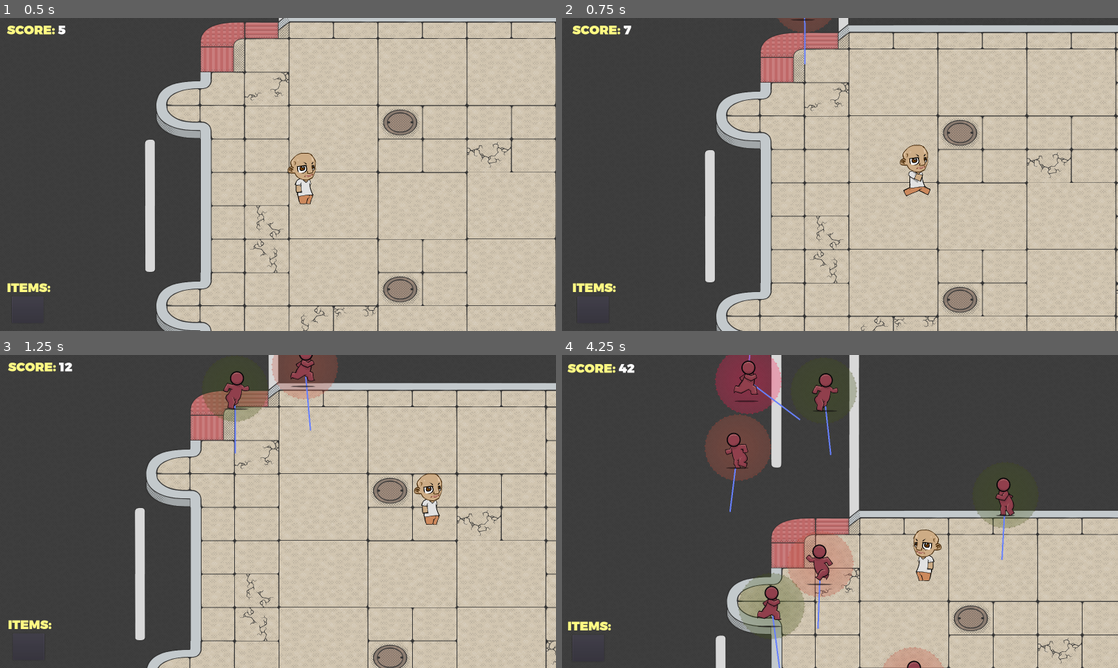
Above: before the commit, frames 1-4 (two rows, left to right).
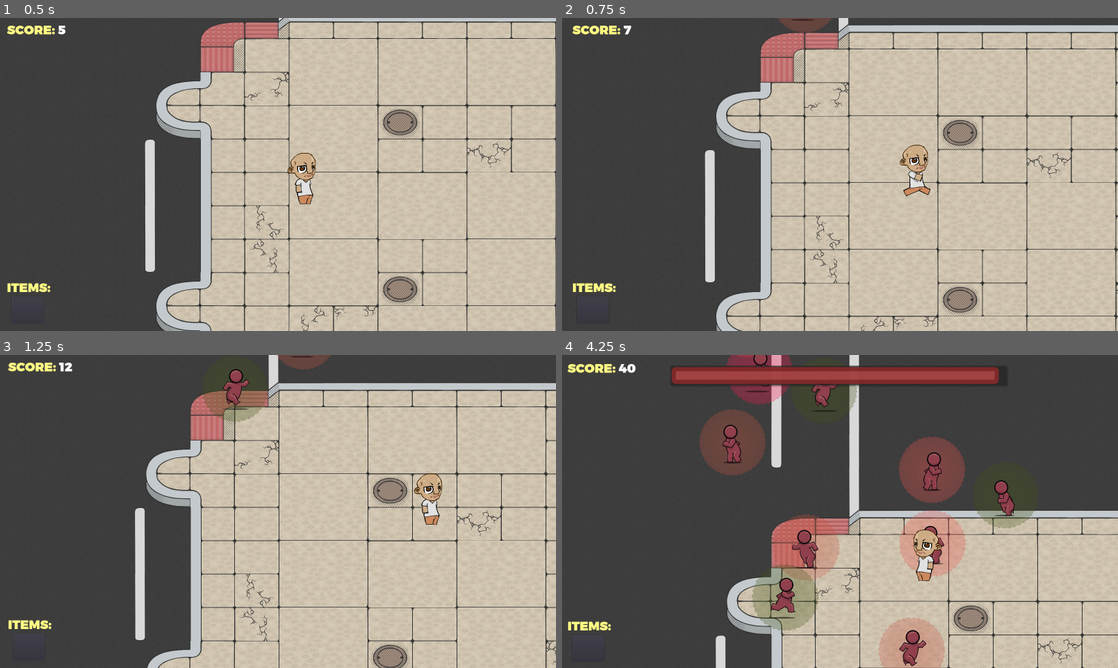
Above: after the commit, the same moments.

Repository: Mochiballz/Social_Distance_Simulator
Game: Godot game, scene res://Scenes/World.tscn
Two runs of this game, one before a commit and one after it. Both use one fixed random seed, a clock stepped at 60 frames per second and the inputs below. The engine's default icon, where the game draws it, is replaced by a stand-in: a white triangle on a blue panel in a dark square.
Inputs (mouse positions are in pixels of both pictures, inside the frame that each line leads up to):
- Up to frame 1 (0.5 s): no input
- Up to frame 2 (0.75 s): move the mouse to (962, 158) at 0.52 s; hold Right (ui_right) from 0.53 s (still down); click (962, 158) at 0.67 s
- Up to frame 3 (1.25 s): keep holding Right (ui_right)
- Up to frame 4 (4.25 s): move the mouse to (728, 527) at 1.27 s; release Right (ui_right) at 1.28 s; hold Down (ui_down) 1.28-2.03 s; move the mouse to (895, 442) at 2.02 s; hold Right (ui_right) 2.03-2.78 s; move the mouse to (812, 574) at 2.77 s; hold Up (ui_up) 2.78-3.53 s; click (812, 574) at 2.92 s; move the mouse to (1006, 558) at 3.52 s; hold Left (ui_left) from 3.53 s (still down)

Frame 1 is identical in both runs. In frame 2, less than 0.1% of the frame differs, in the area x 43-44%, y 0-15%; in frame 3, 1.4%; in frame 4, 13%, in the area x 11-82%, y 0-100%.

Commit message:
Implementing avoidance forces for Infected

Diff:
--- a/Scenes/Infected.tscn
+++ b/Scenes/Infected.tscn
@@ -1,13 +1,16 @@
-[gd_scene load_steps=8 format=2]
+[gd_scene load_steps=10 format=2]
 
 [ext_resource path="res://Resources/Sprites/Temp_Character_Anim.tres" type="SpriteFrames" id=1]
 [ext_resource path="res://Scripts/Infected.gd" type="Script" id=2]
 [ext_resource path="res://Resources/Sprites/temp_danger_zone.png" type="Texture" id=3]
 [ext_resource path="res://Scripts/InfectionRange.gd" type="Script" id=4]
 [ext_resource path="res://Scripts/AvoidanceRay.gd" type="Script" id=5]
+[ext_resource path="res://Scripts/AvoidanceRange.gd" type="Script" id=6]
 
 [sub_resource type="CircleShape2D" id=1]
 radius = 93.0
+
+[sub_resource type="CircleShape2D" id=3]
 
 [sub_resource type="RectangleShape2D" id=2]
 extents = Vector2( 32, 8 )
@@ -37,11 +40,23 @@
 [node name="OverlapLines" type="Node2D" parent="InfectionRange"]
 visible = false
 
-[node name="AvoidanceRay" type="RayCast2D" parent="."]
+[node name="AvoidanceRange" type="Area2D" parent="."]
+collision_layer = 2
+collision_mask = 2
+script = ExtResource( 6 )
+
+[node name="AvoidanceRay" type="RayCast2D" parent="AvoidanceRange"]
+enabled = true
+collision_mask = 2
+collide_with_areas = true
+collide_with_bodies = false
 script = ExtResource( 5 )
 
-[node name="DebugLine" type="Line2D" parent="AvoidanceRay"]
+[node name="DebugLine" type="Line2D" parent="AvoidanceRange/AvoidanceRay"]
 width = 4.0
+
+[node name="CollisionShape2D" type="CollisionShape2D" parent="AvoidanceRange"]
+shape = SubResource( 3 )
 
 [node name="SpriteGroup" type="Node2D" parent="."]
 
@@ -49,7 +64,6 @@
 scale = Vector2( 0.4, 0.4 )
 frames = ExtResource( 1 )
 animation = "run"
-frame = 1
 playing = true
 
 [node name="CollisionShape2D" type="CollisionShape2D" parent="."]
@@ -74,6 +88,7 @@
 [connection signal="area_entered" from="InfectionRange" to="InfectionRange" method="_on_InfectionRange_area_entered"]
 [connection signal="area_exited" from="InfectionRange" to="InfectionRange" method="_on_InfectionRange_area_exited"]
 [connection signal="body_entered" from="InfectionRange" to="InfectionRange" method="_on_InfectionRange_body_entered"]
+[connection signal="area_entered" from="AvoidanceRange" to="AvoidanceRange/AvoidanceRay" method="_on_AvoidanceRange_area_entered"]
 [connection signal="screen_exited" from="VisibilityNotifier2D" to="." method="_on_VisibilityNotifier2D_screen_exited"]
 [connection signal="timeout" from="CoughTimer" to="." method="_on_CoughTimer_timeout"]
 [connection signal="timeout" from="CoughDuration" to="." method="_on_CoughDuration_timeout"]
--- /dev/null
+++ b/Scripts/AvoidanceRange.gd
@@ -0,0 +1,10 @@
+extends Area2D
+
+var infected_reference
+var radius
+
+func _ready():
+	infected_reference = get_parent()
+	radius = infected_reference.get_node("InfectionRange/CollisionShape2D").shape.radius
+
+	$CollisionShape2D.shape.radius = radius
--- a/Scripts/AvoidanceRay.gd
+++ b/Scripts/AvoidanceRay.gd
@@ -1,18 +1,29 @@
 extends RayCast2D
 
-var infected_reference
-var radius
+var avoidance_enabled = false
+
+func avoidance_force(enabled):
+	if enabled and is_colliding():
+		var ahead = global_position + cast_to
+		var force = ahead - get_collider().global_position
+		force = force.normalized()
+
+		get_parent().infected_reference.avoidance_force = get_collision_normal() * get_parent().radius
+	else:
+		get_parent().infected_reference.avoidance_force = Vector2.ZERO
+		avoidance_enabled = false
 
 func _ready():
-	infected_reference = get_parent()
-	radius = infected_reference.get_node("InfectionRange/CollisionShape2D").shape.radius
-
-	$DebugLine.add_point(Vector2.ZERO)
-	$DebugLine.add_point(cast_to)
 	set_physics_process(true)
 
 func _physics_process(delta):
-	cast_to = infected_reference.velocity * radius * 2
+	cast_to = get_parent().infected_reference.velocity * get_parent().radius
+	avoidance_force(avoidance_enabled)
+
 	$DebugLine.clear_points()
 	$DebugLine.add_point(Vector2.ZERO)
-	$DebugLine.add_point(cast_to)
+	$DebugLine.add_point(get_parent().infected_reference.acceleration * get_parent().radius)
+
+
+func _on_AvoidanceRange_area_entered(area):
+	avoidance_enabled = true
--- a/Scripts/Infected.gd
+++ b/Scripts/Infected.gd
@@ -8,7 +8,11 @@
 export(Vector2) var acceleration = Vector2.ZERO
 
 export(float) var speed = 200.0 # Velocity usage only
-export(float) var magnitude = 400.0 # Acceleration usage only, repel function
+export(float) var magnitude = 200.0 # Acceleration usage only, repel function
+
+# FORCES
+export(Vector2) var repel_force = Vector2.ZERO
+export(Vector2) var avoidance_force = Vector2.ZERO
 
 var behavior_function = funcref(self, "default")
 
@@ -94,6 +98,7 @@
 		$InfectionRange/CollisionShape2D/InfectionSprite.modulate = buildup_color
 
 func _ready():
+
 	$CoughTimer.set_wait_time(cough_wait_time)
 	$CoughDuration.set_wait_time(cough_duration_time)
 
@@ -106,7 +111,9 @@
 
 
 func _physics_process(delta):
-	var move_vector = (velocity * speed) + acceleration
+	acceleration = (repel_force + avoidance_force).clamped(1.0)
+	var move_vector = (velocity * speed) + (acceleration * magnitude)
+
 	if velocity == Vector2.ZERO:
 		var map = get_node("/root/World/Map")
 		move_and_slide(map.direction * map.scroll_speed / delta)
--- a/Scripts/InfectionRange.gd
+++ b/Scripts/InfectionRange.gd
@@ -1,7 +1,7 @@
 extends Area2D
 
 var overlapping_infected = false
-var repel_enabled = true
+var repel_enabled = false
 var overlapping_infected_ids = {} #
 
 # Exerts force on itself from overlapping 'Infected' instances, has 'cushion'
@@ -23,8 +23,8 @@
 		#			if(area_force.length() > max_force_length):
 		#				max_force_length = area_force.length()
 
-					var mag = get_parent().magnitude * ease(1 - (area_force.length() / distance_max), 6)
-					net_force = net_force + (area_force * mag)
+					var force_percent = ease(1 - (area_force.length() / distance_max), 7)
+					net_force = net_force + (area_force * force_percent)
 
 				elif area.get_parent() is Player:
 					pass
@@ -36,9 +36,9 @@
 		else:
 			net_force = Vector2.ZERO
 
-		get_parent().acceleration = net_force
+		get_parent().repel_force = net_force
 	else:
-		get_parent().acceleration = Vector2.ZERO
+		get_parent().repel_force = Vector2.ZERO
 
 # Draws line of where the overlap of two infection ranges exist (DEBUG)
 func draw_overlap_line():
